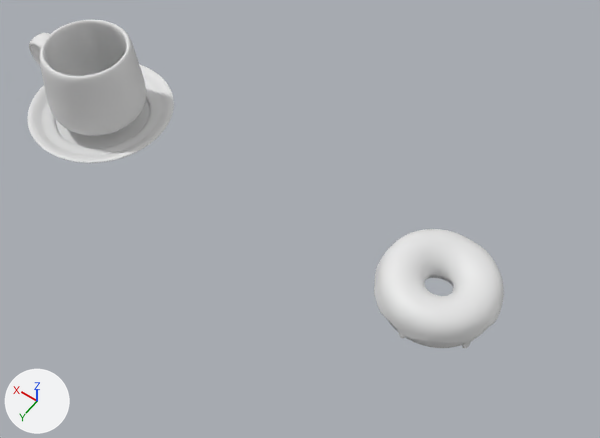
An edit to the Blender file donut/Donut8.blend, drawn before and after from the same camera.
Before and after are seen from a camera (50 mm lens) standing at (-0.362, 1.067, 1.712) and looking at (0.388, 0.018, 0.062). Lighting does not change. The marker at lower left points along +X, +Y and +Z. The older version comes first.

The older version as bpy lines, for what is in view:
```python
me_circle = bpy.data.meshes.new('Circle')
me_circle.from_pydata(...)  # 224 vertices, 193 faces; spans x -0.399..0.399, y -0.399..0.399, z -0.001..0.071
me_circle.polygons.foreach_set('use_smooth', [True] * 193)
me_cylinder = bpy.data.meshes.new('Cylinder')
me_cylinder.from_pydata(...)  # 308 vertices, 298 faces; spans x -0.139..0.228, y -0.142..0.142, z 0.0..0.253
me_cylinder.polygons.foreach_set('use_smooth', [True] * 298)
ob_cup = bpy.data.objects.new('Cup', me_cylinder)
ob_cup.location = (1.1, 0.0, 0.003)
_m = ob_cup.modifiers.new('Subdivision', 'SUBSURF')
_m.levels = 2
ob_lattice = bpy.data.objects.new('Lattice', lat_lattice)
ob_lattice.location = (0.000476, -0.00144, 0.0692)
ob_lattice.scale = (0.332, 0.332, 0.122)
ob_lattice.hide_set(True)
ob_plate = bpy.data.objects.new('Plate', me_circle)
ob_plate.location = (0.0, 0.0, 0.0)
ob_plate.scale = (0.8, 0.8, 0.8)
_m = ob_plate.modifiers.new('Solidify', 'SOLIDIFY')
_m = ob_plate.modifiers.new('Subdivision', 'SUBSURF')
_m.levels = 2
ob_plate.hide_set(True)
# also in view: 'Icing' at (0.001, -0.002, 0.082); 'Saucer' at (1.1, 0.0, 0.015)
```
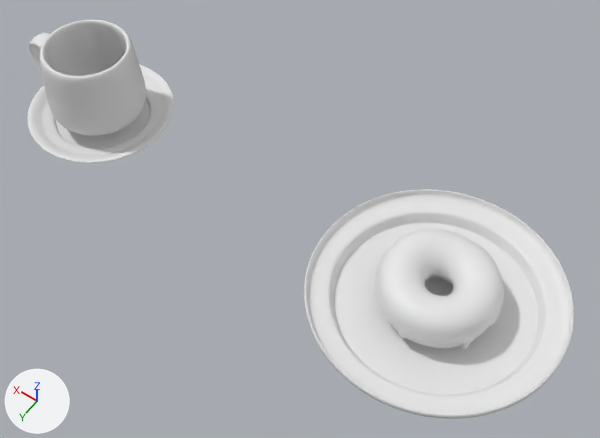
ob_lattice is not drawn itself; it is used by a modifier of ob_donut, ob_icing.

The change, as JSON lines over the scene's bpy script:
```json
{"block": "ob_donut", "where": "_m = ob_donut.modifiers.new('Lattice', 'LATTICE')"}
{"op": "remove", "block": "ob_donut", "code": "_m.object = ob_lattice"}
{"block": "ob_icing", "where": "_m = ob_icing.modifiers.new('Lattice', 'LATTICE')"}
{"op": "remove", "block": "ob_icing", "code": "_m.object = ob_lattice"}
{"op": "remove", "block": "ob_plate", "code": "ob_plate.hide_set(True)"}
{"op": "remove", "block": "ob_lattice", "code": ["ob_lattice = bpy.data.objects.new('Lattice', lat_lattice)", "ob_lattice.location = (0.000476, -0.00144, 0.0692)", "ob_lattice.scale = (0.332, 0.332, 0.122)", "ob_lattice.hide_set(True)"]}
```

Changed parts and their boxes [x1, y1, x2, y2] in the pictures (600 x 438 px):
```json
{"object": "Plate", "change": "shown", "after": [304, 189, 574, 419]}
```
